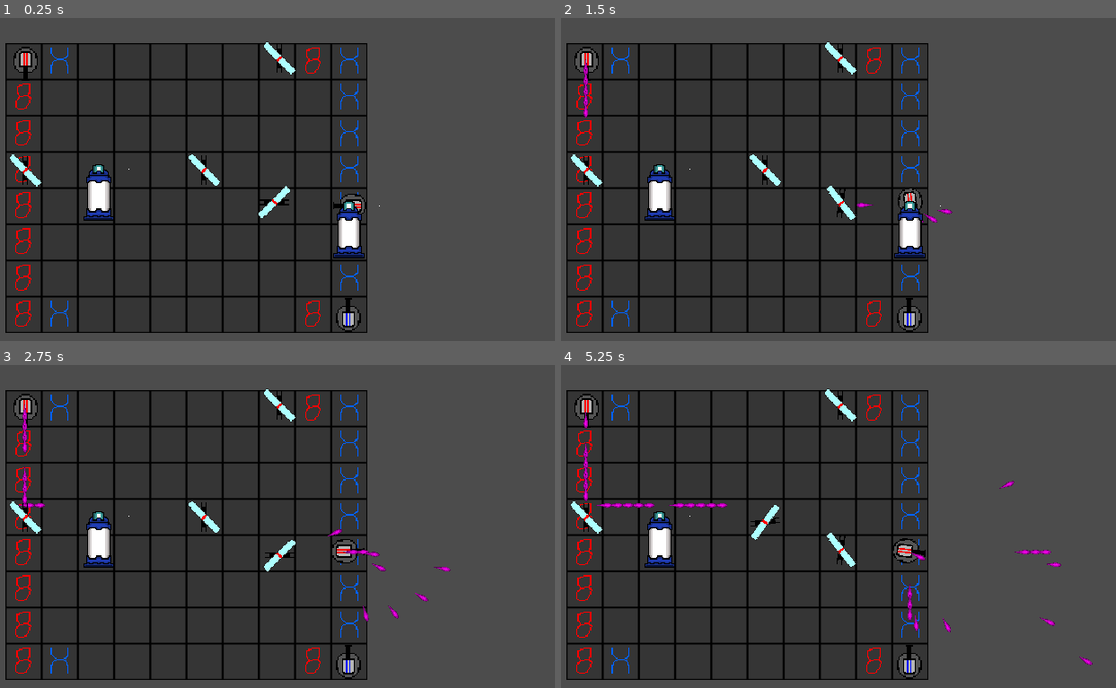
Above: before the commit, frames 1-4 (two rows, left to right).
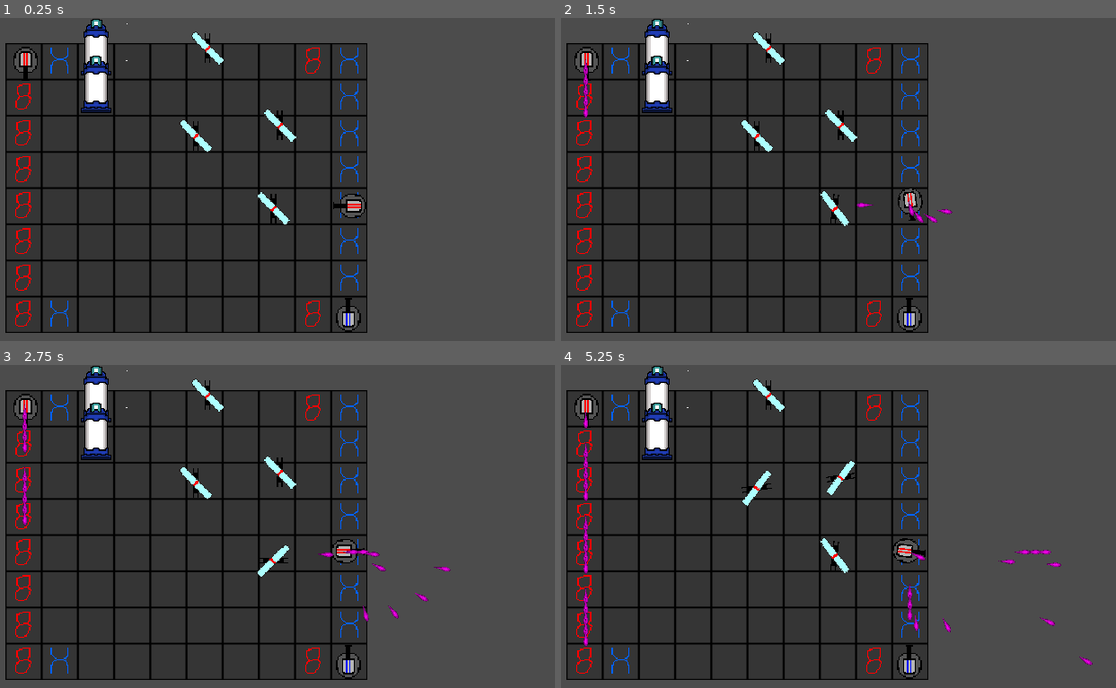
Above: after the commit, the same moments.

Repository: WhatDoor/LaserChess
Game: Godot game, scene res://Board.tscn
Two runs of this game, one before a commit and one after it. Both use one fixed random seed, a clock stepped at 60 frames per second and the inputs below.
Inputs (mouse positions are in pixels of both pictures, inside the frame that each line leads up to):
- Up to frame 1 (0.25 s): no input
- Up to frame 2 (1.5 s): tap Enter at 0.5 s; move the mouse to (955, 163) at 0.52 s; hold Space (End_Turn) 0.53-1.28 s; click (955, 163) at 0.67 s; move the mouse to (716, 195) at 1.27 s; tap Space (End_Turn) at 1.35 s; click (716, 195) at 1.42 s
- Up to frame 3 (2.75 s): move the mouse to (327, 455) at 2.02 s; hold Space (End_Turn) from 2.03 s (still down); click (327, 455) at 2.17 s
- Up to frame 4 (5.25 s): move the mouse to (799, 591) at 2.77 s; release Space (End_Turn) at 2.78 s; tap Space (End_Turn) at 2.85, 4.35 s; click (799, 591) at 2.92 s; move the mouse to (999, 574) at 3.52 s; hold Space (End_Turn) 3.53-4.28 s; click (999, 574) at 3.67 s; move the mouse to (655, 478) at 4.27 s; click (655, 478) at 4.42 s; move the mouse to (855, 526) at 5.02 s; hold Space (End_Turn) from 5.03 s (still down); click (855, 526) at 5.17 s

The runs differ from the first frame. In frame 1, 4.1% of the frame differs, in the area x 1-69%, y 0-75%; in frame 2, 4.1%; in frame 3, 3.3%; in frame 4, 3.9%.

Commit message:
Set up level for joz

Diff:
--- a/Blast.gd
+++ b/Blast.gd
@@ -9,6 +9,5 @@
 func _process(delta):
 	position += velocity.normalized() * speed
 
-func _on_Blast_area_entered(area):
-	#queue_free()
-	pass
+func kill():
+	queue_free()
--- a/Blast.tscn
+++ b/Blast.tscn
@@ -20,4 +20,3 @@
 position = Vector2( 2.38419e-06, 4.15038 )
 scale = Vector2( 0.321, 0.425 )
 shape = SubResource( 1 )
-[connection signal="area_entered" from="." to="." method="_on_Blast_area_entered"]
--- a/BlueKing.gd
+++ b/BlueKing.gd
@@ -16,5 +16,6 @@
 #	pass
 
 
-func _on_BlueKing_area_entered(area):
+func _on_BlueKing_area_entered(blast):
+	blast.kill()
 	queue_free()
--- a/Board.tscn
+++ b/Board.tscn
@@ -443,10 +443,10 @@
 position = Vector2( -0.324436, -0.973301 )
 
 [node name="BlueKing" parent="YSort" instance=ExtResource( 7 )]
-position = Vector2( 46.9263, 92.7216 )
+position = Vector2( 45.3041, 25.5642 )
 
 [node name="BlueKing2" parent="YSort" instance=ExtResource( 7 )]
-position = Vector2( 201.772, 115.641 )
+position = Vector2( 45.3958, 2.73865 )
 
 [node name="RedLaser" type="Node2D" parent="YSort"]
 position = Vector2( 1.24907, 3.13077 )
@@ -496,14 +496,13 @@
 scale = Vector2( 1.42857, 1.42857 )
 
 [node name="RedSwitch" parent="YSort" instance=ExtResource( 8 )]
-position = Vector2( -0.430183, 70.3531 )
+position = Vector2( 112.472, -5.23959 )
 
 [node name="RedSwitch3" parent="YSort" instance=ExtResource( 8 )]
-position = Vector2( 110.306, 70.0841 )
-
-[node name="RedSwitch2" parent="YSort" instance=ExtResource( 8 )]
-position = Vector2( 157.158, 90.2216 )
-rotation = -1.5708
+position = Vector2( 105.115, 48.996 )
 
 [node name="RedSwitch4" parent="YSort" instance=ExtResource( 8 )]
-position = Vector2( 156.833, 1.00281 )
+position = Vector2( 157.158, 42.5301 )
+
+[node name="RedSwitch5" parent="YSort" instance=ExtResource( 8 )]
+position = Vector2( 153.264, 93.7904 )
--- a/RedSwitch.gd
+++ b/RedSwitch.gd
@@ -21,13 +21,12 @@
 	blast.rotation_degrees = rad2deg(acos(reflectionVec.dot(Vector2(0,1))))
 	blast.fire(reflectionVec)
 
-
-
 func _on_HitBoxTop_area_entered(blast):
 	var angleOffset = 135 + 180
 	var normalAngle = deg2rad(rotation_degrees + angleOffset)
 	var normalVec = Vector2(cos(normalAngle), sin(normalAngle))
 	var reflectionVec = blast.velocity.bounce(normalVec)
+	print(reflectionVec)
 
 	blast.rotation_degrees = -rad2deg(acos(reflectionVec.dot(Vector2(0,1))))
 	blast.fire(reflectionVec)
